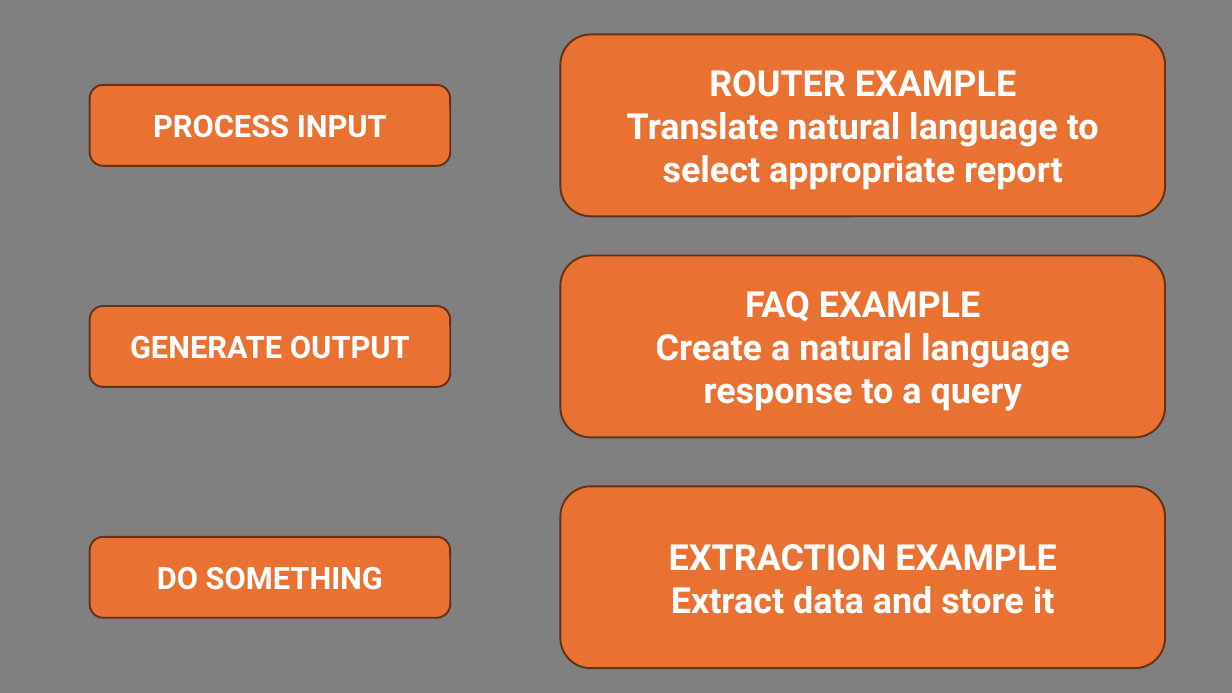
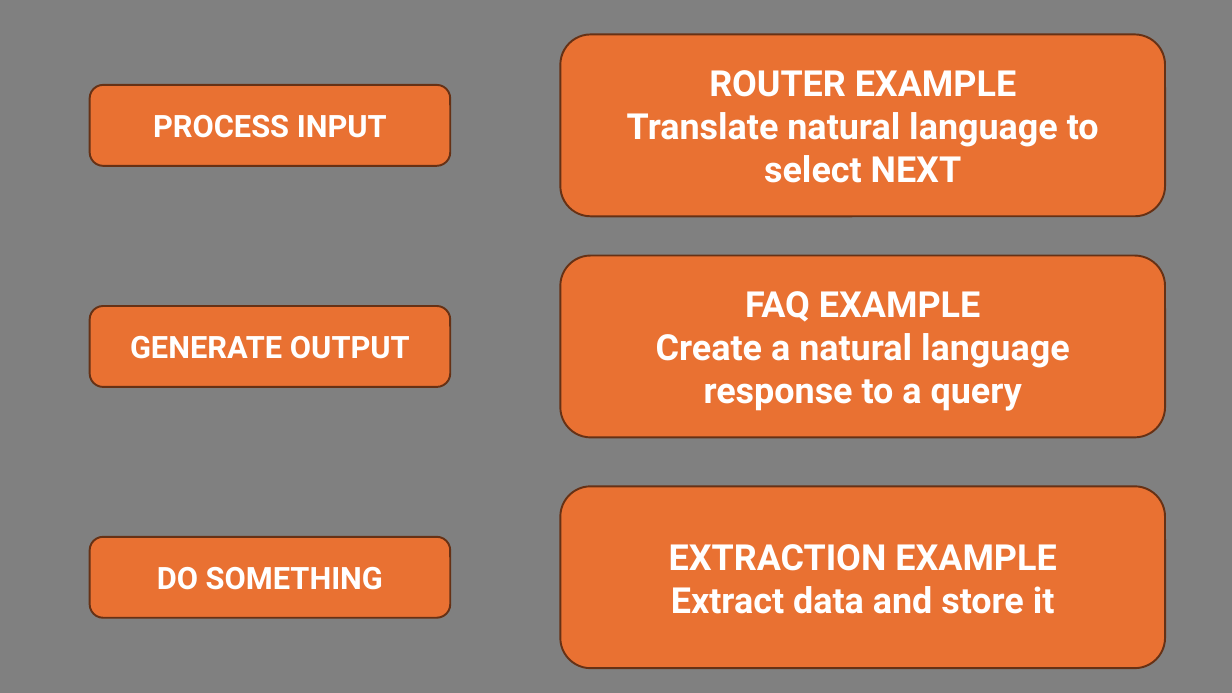
Before and after one commit to Python-Test-Engineer/django-con-eu, a slide deck: slide 8 of ai-agents.pptx. Drawn at 1232x693 pixels with LibreOffice and Linux fonts; fonts in the diff are those of the drawing. Boxes give left, top, right and bottom in pixels: in the first picture for what was removed or moved away, otherwise in the second. Text is boxed around its words. In the diff, an @@ line names an element or a change of style, - is before the commit and + after.

```diff
--- a/ai-agents.pptx
+++ b/ai-agents.pptx
@@ text in rounded rectangle at box(627, 112, 1099, 183): text changed @@
-Translate natural language to select appropriate report
+Translate natural language to select NEXT
```
Also in this commit, not shown: 1 other file.
